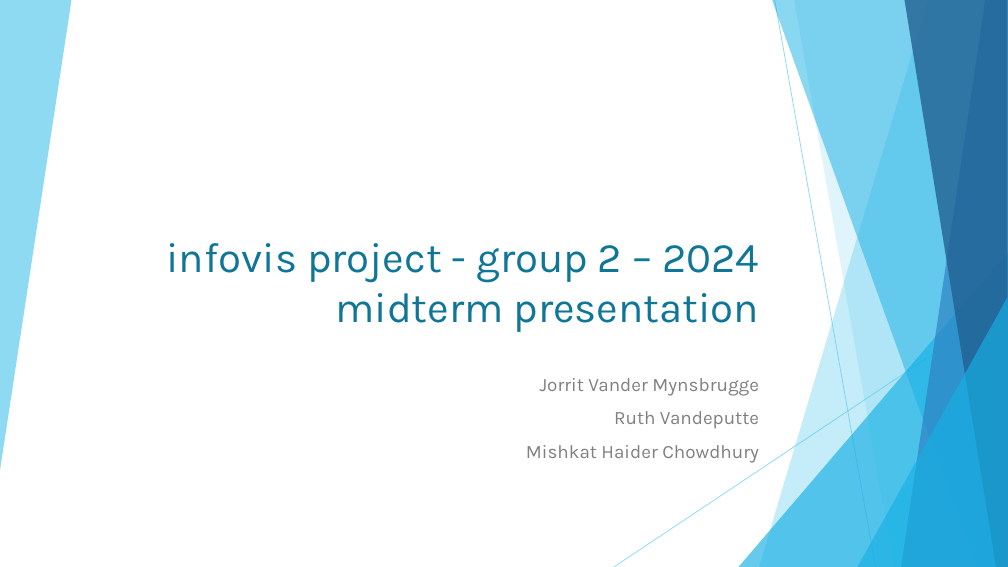
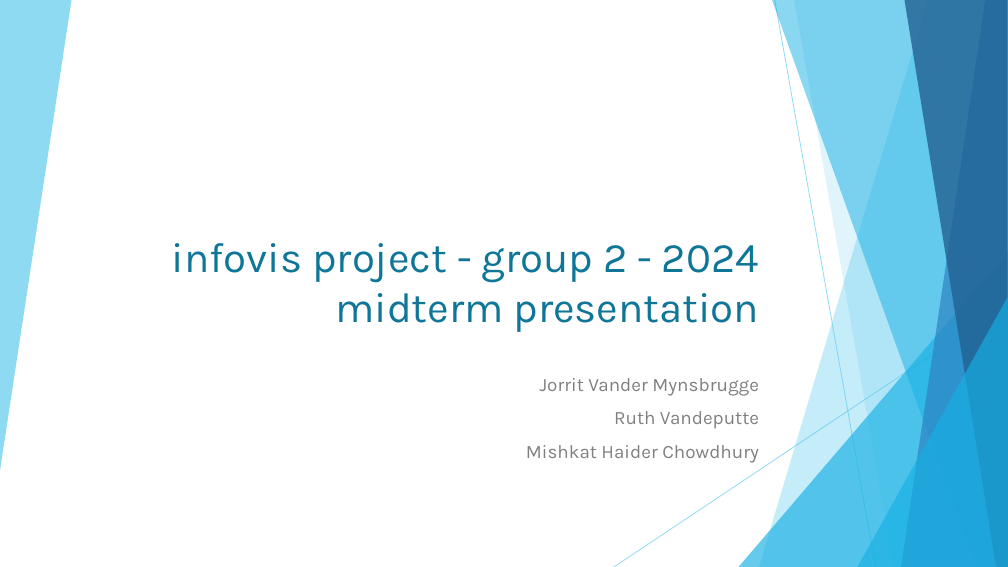
Before and after one commit to jorritvm/infovis, a slide deck: slide 1 of doc/midterm_presentation/group2_midterm_presentation.pptx. Drawn at 1008x567 pixels with LibreOffice and Linux fonts; fonts in the diff are those of the drawing. Boxes give left, top, right and bottom in pixels: in the first picture for what was removed or moved away, otherwise in the second. Text is boxed around its words. In the diff, an @@ line names an element or a change of style, - is before the commit and + after.

```diff
--- a/doc/midterm_presentation/group2_midterm_presentation.pptx
+++ b/doc/midterm_presentation/group2_midterm_presentation.pptx
@@ title at <box>172,243,760,332</box>: text changed @@
-infovis project - group 2 – 2024
-midterm presentation
+infovis project - group 2 - 2024
+midterm presentation
```
Also in this commit, not shown: 5 other slides changed.
